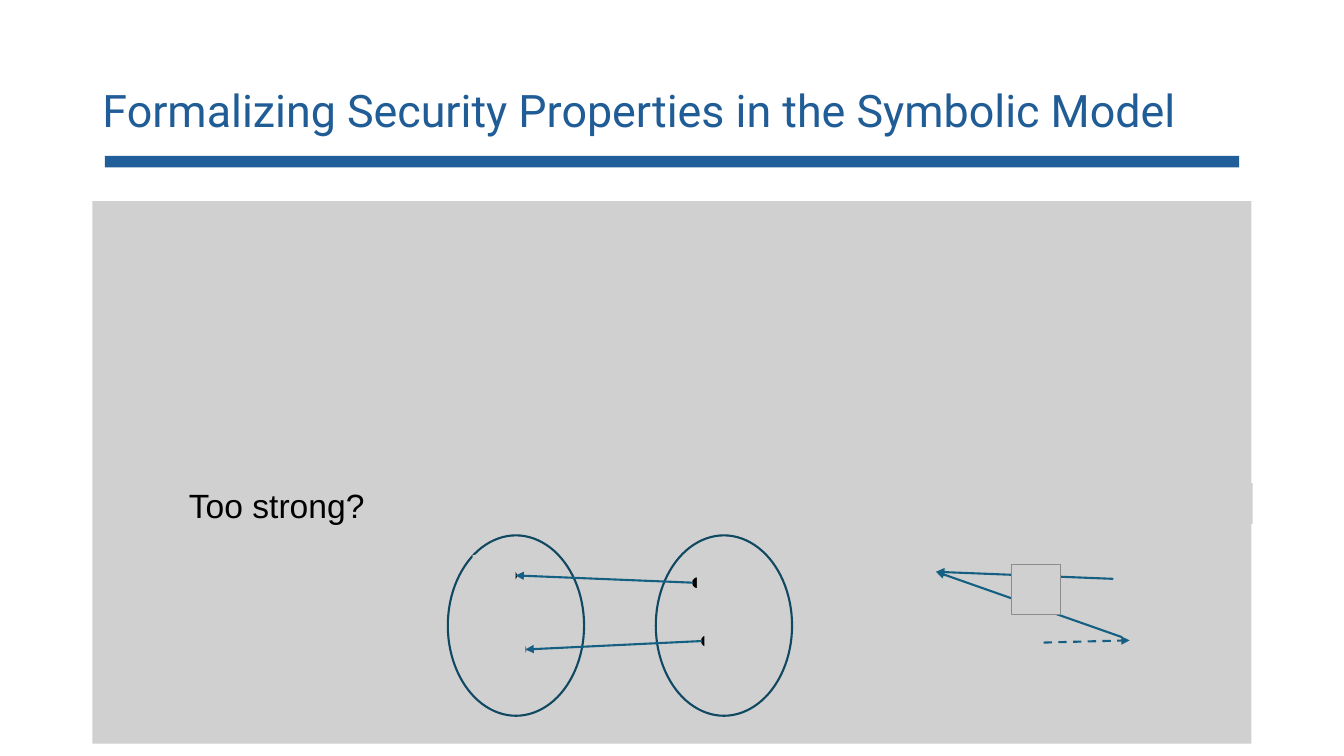
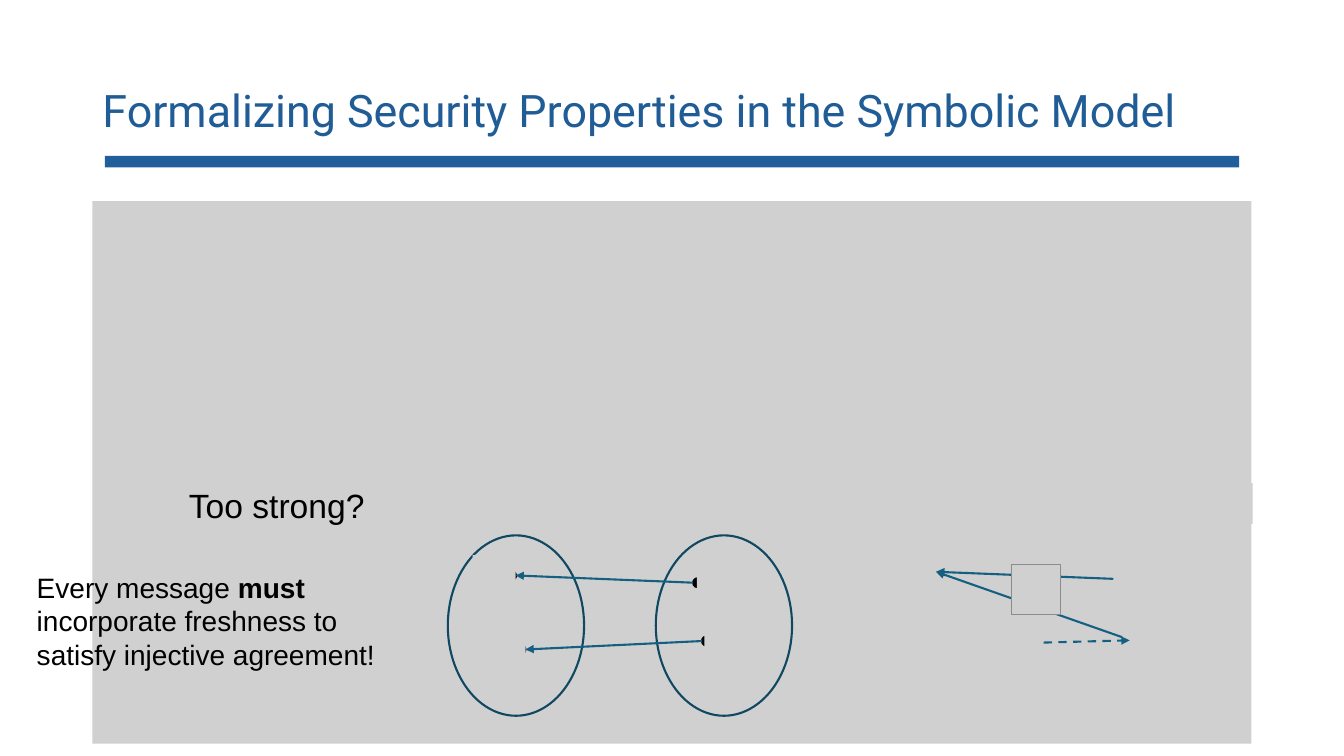
Before and after one commit to lorchrob/comp_slides, a slide deck: slide 106 of comp.pptx. Drawn at 1344x756 pixels with LibreOffice and Linux fonts; fonts in the diff are those of the drawing; grey boxes stand for pictures. Boxes give left, top, right and bottom in pixels: in the first picture for what was removed or moved away, otherwise in the second. Text is boxed around its words. In the diff, an @@ line names an element or a change of style, - is before the commit and + after.

```diff
--- a/comp.pptx
+++ b/comp.pptx
@@ text added at (37,576,375,670), 20 pt, text #000000 @@
+Every message must incorporate freshness to satisfy injective agreement!
```
Also in this commit, not shown: 13 other slides changed.
